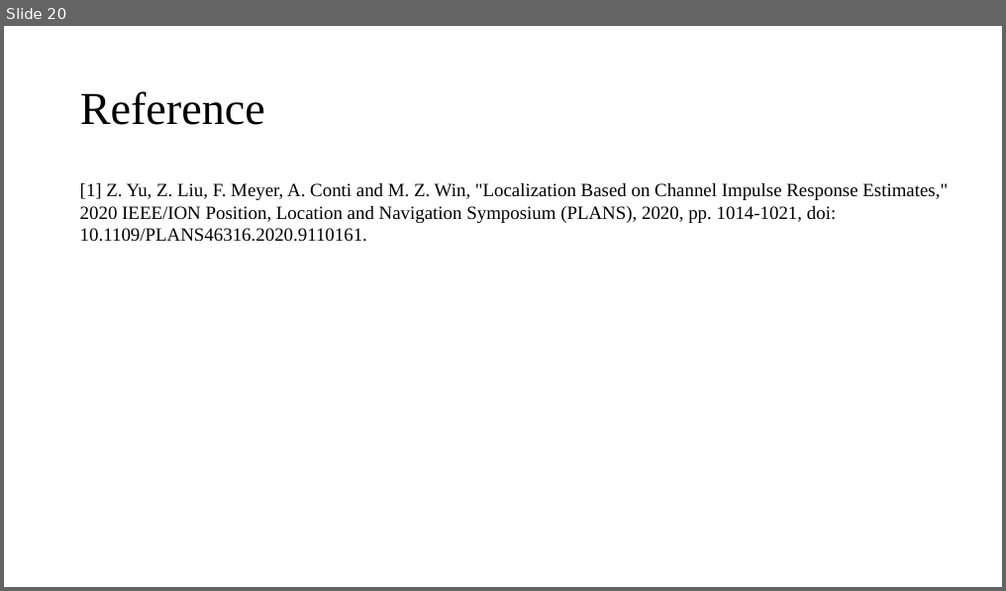
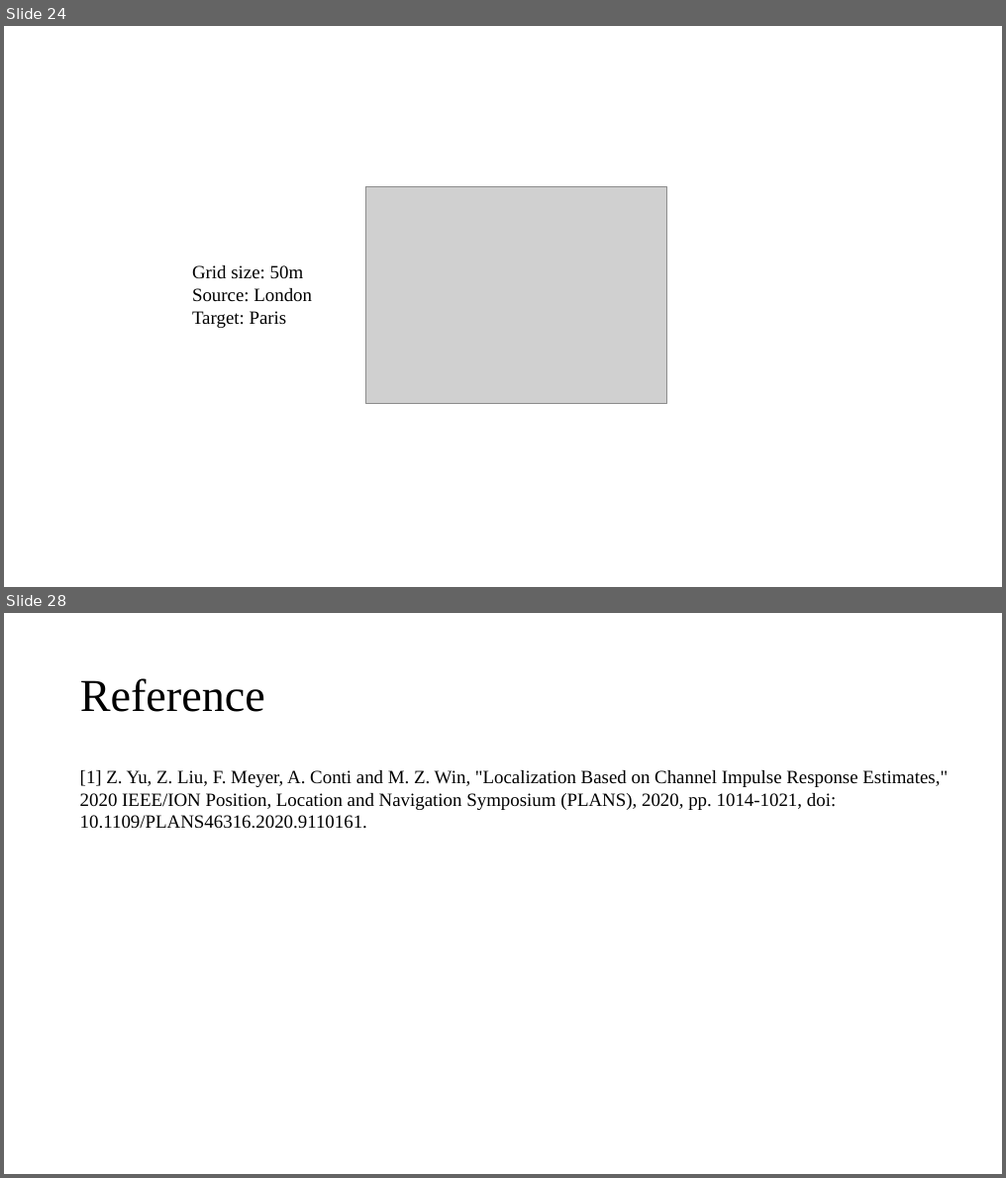
Before and after one commit to ukunliu/WSN_simulation, a slide deck: presentation.pptx. Shown one above the other, each under a label of ours: slide 20 before the commit, slides 24 and 28 after it; the slides between them are not shown. The pictures are 1006x591 and 1006x1178 pixels, drawn with LibreOffice and Linux fonts; fonts in the diff are those of the drawing; grey boxes stand for pictures. Boxes give left, top, right and bottom in pixels: in the first picture for what was removed or moved away, otherwise in the second. Text is boxed around its words. In the diff, an @@ line names an element or a change of style, - is before the commit and + after.

```diff
--- a/presentation.pptx
+++ b/presentation.pptx
@@ slide 24 added at (x1=4, y1=26, x2=1002, y2=587), background #FFFFFF @@
@@ picture added at (x1=366, y1=186, x2=667, y2=403) @@
@@ text added at (x1=192, y1=266, x2=312, y2=328), 18 pt, text #000000 @@
+Grid size: 50m
+Source: London
+Target: Paris
@@ what was slide 20 is now slide 28 @@
```
Also in this commit, not shown: 2 slides changed, 8 other slides added, 12 other files.
